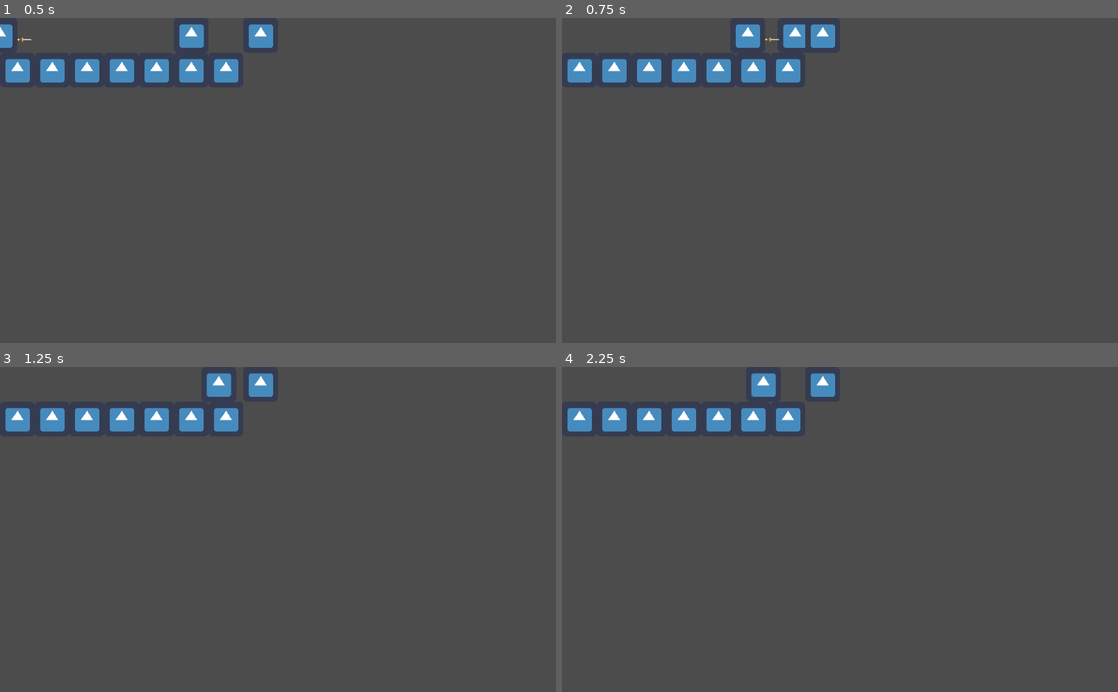
Above: before the commit, frames 1-4 (two rows, left to right).
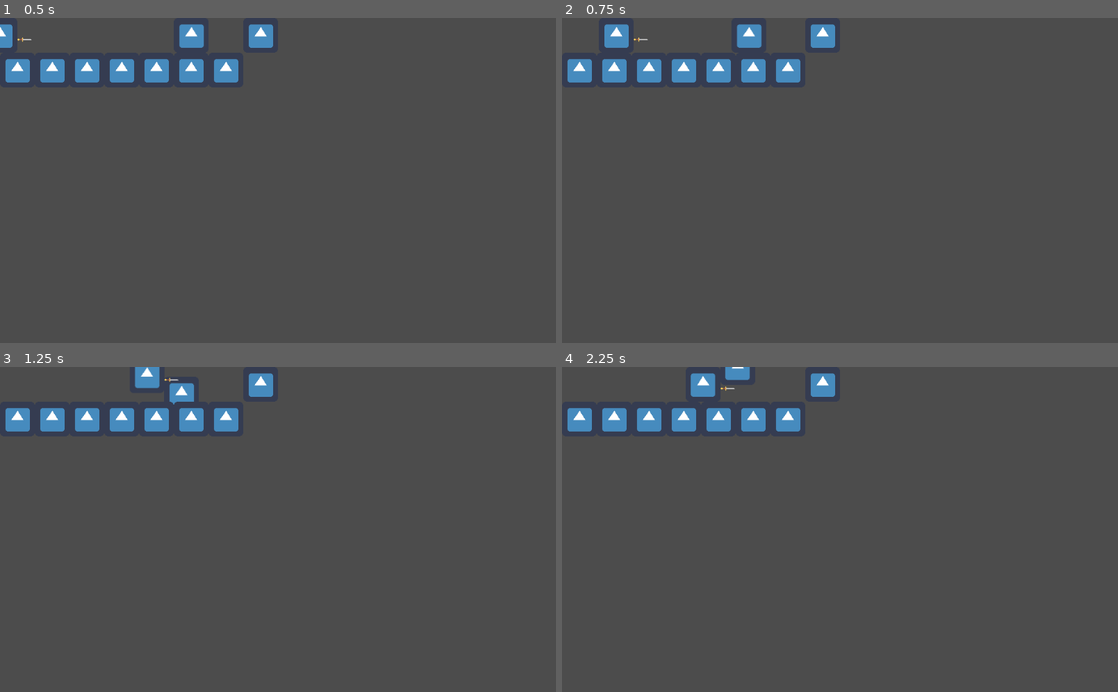
Above: after the commit, the same moments.

Repository: jacobjameskbb/GameDev2022-RPG
Game: Godot game, scene res://scences/level1.tscn
Same seed, same stepped clock (60 frames per second), same inputs: the game is played once before the commit and once after it. This scene is started directly instead of the project's main scene. The engine's default icon, where the game draws it, is replaced by a stand-in: a white triangle on a blue panel in a dark square.
Inputs (mouse positions are in pixels of both pictures, inside the frame that each line leads up to):
- Up to frame 1 (0.5 s): no input
- Up to frame 2 (0.75 s): move the mouse to (962, 164) at 0.52 s; hold D (right) from 0.53 s (still down); tap Ctrl (crouch) at 0.6 s
- Up to frame 3 (1.25 s): keep holding D (right); tap Space (jump) at 0.77 s
- Up to frame 4 (2.25 s): move the mouse to (728, 545) at 1.27 s; click (728, 545) at 1.35 s; tap Space (jump) at 1.52 s; move the mouse to (895, 458) at 2.02 s; release D (right) at 2.03 s; hold A (left) from 2.03 s (still down); tap Ctrl (crouch) at 2.1 s

Frame 1 is identical in both runs. In frame 2, 0.7% of the frame differs, in the area x 7-44%, y 1-10%; in frame 3, 0.9%, in the area x 24-42%, y 0-12%; in frame 4, 0.8%.

Commit message:
Bug Fix
- Cleared newly unnecessary code
- Fixed an accidentally removed max speed cap

Diff:
--- a/player/combat_player.gd
+++ b/player/combat_player.gd
@@ -75,8 +75,8 @@
 	velocity.y += GRAVITY
 
 	# Cap Speed
-	#if abs(velocity.x) >= player_walk_speed:
-	#	velocity.x = player_walk_speed * (velocity.x / abs(velocity.x))
+	if abs(velocity.x) >= player_walk_speed:
+		velocity.x = player_walk_speed * (velocity.x / abs(velocity.x))
 
 # warning-ignore:return_value_discarded
 	move_and_slide(velocity, Vector2(0, -1))
@@ -84,7 +84,6 @@
 func _on_floor_body_shape_entered(_body_id, _body, _body_shape, _local_shape):
 	player_is_jumping = false
 	player_is_falling = false
-	print('ding')
 
 func _on_ceiling_body_shape_entered(_body_id, _body, _body_shape, _local_shape):
 	if player_is_jumping == true:
--- a/scripts/Combat Manager.gd
+++ b/scripts/Combat Manager.gd
@@ -22,11 +22,6 @@
 func _ready():
 	pass # Replace with function body.
 
-
-# Called every frame. 'delta' is the elapsed time since the previous frame.
-#func _process(delta):
-#	pass
-
 func load_combat(number):
 	var combat = combat_dictionary[number].instance()
 	call_deferred('add_child',combat)
--- a/scripts/Main.gd
+++ b/scripts/Main.gd
@@ -8,12 +8,7 @@
 
 var in_combat = false
 
- #func _ready():
-	#save_file.score += 1
-	#savefile.save_data()
-
 func _process(_delta):
-
 	# If the game is in combat, the camera follows the combat player
 	if in_combat:
 		$MainCamera.position = $"Combat Manager".current_level.get_node("combat player").position
@@ -24,20 +19,9 @@
 	$"Menu Manager".position = $MainCamera.position
 	$"Dialogue Manager".rect_position =$MainCamera.position
 
-func pause_world():
-	#$"World Manager".pause_mode = Node.PAUSE_MODE_STOP
-	$"Combat Manager".pause_mode = Node.PAUSE_MODE_PROCESS
-	get_tree().paused = true
-	Physics2DServer.set_active(true)
-
-func pause_combat():
-	$"World Manager".pause_mode = Node.PAUSE_MODE_PROCESS
-	$"Combat Manager".pause_mode = Node.PAUSE_MODE_STOP
-
 func _on_World_Manager_start_combat(combat_number):
 	$"Combat Manager".load_combat(combat_number)
 	var _world_save = $"World Manager"
 	remove_child($"World Manager")
 	$"Combat Manager".visible = true
 	in_combat = true
-	pause_world()
